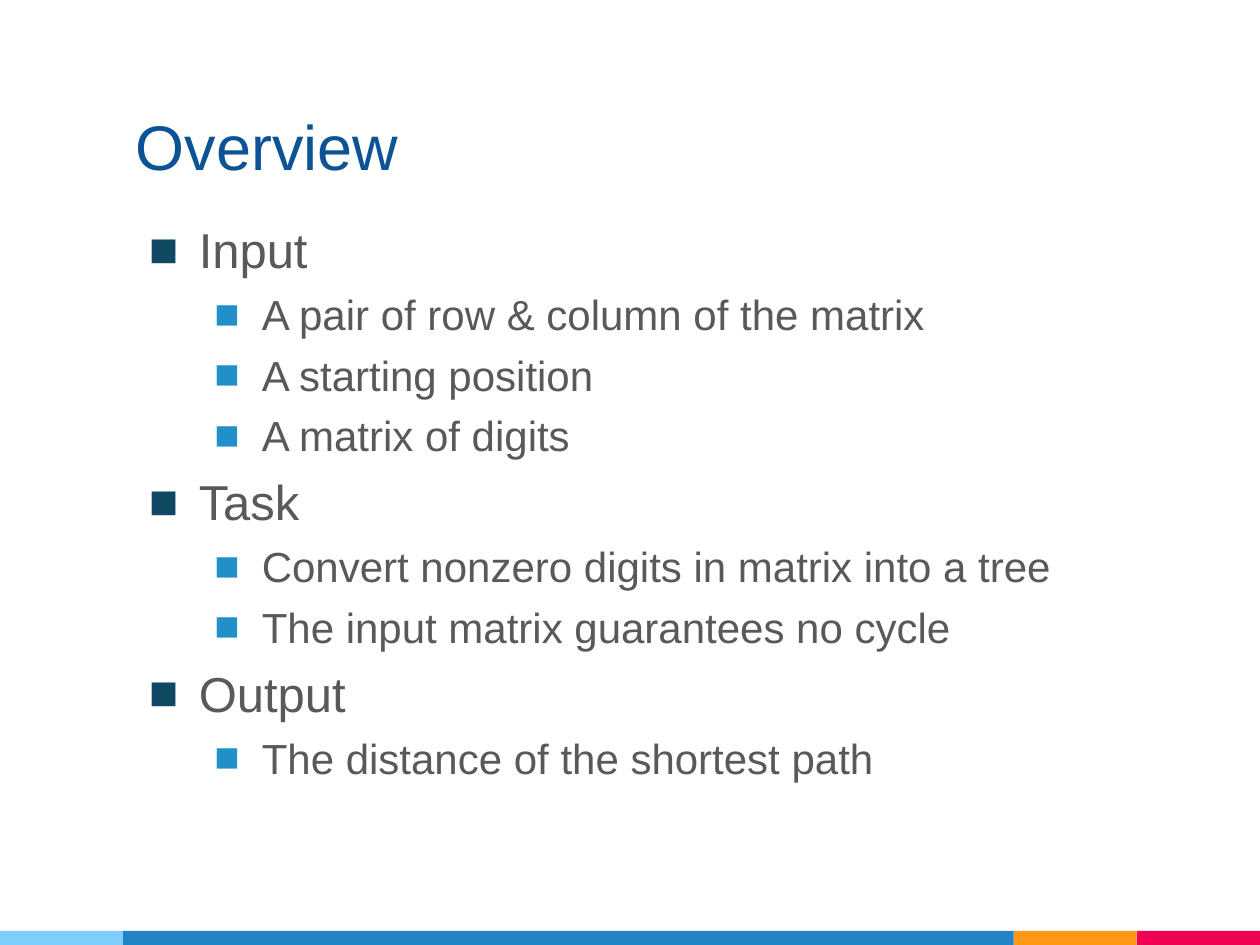
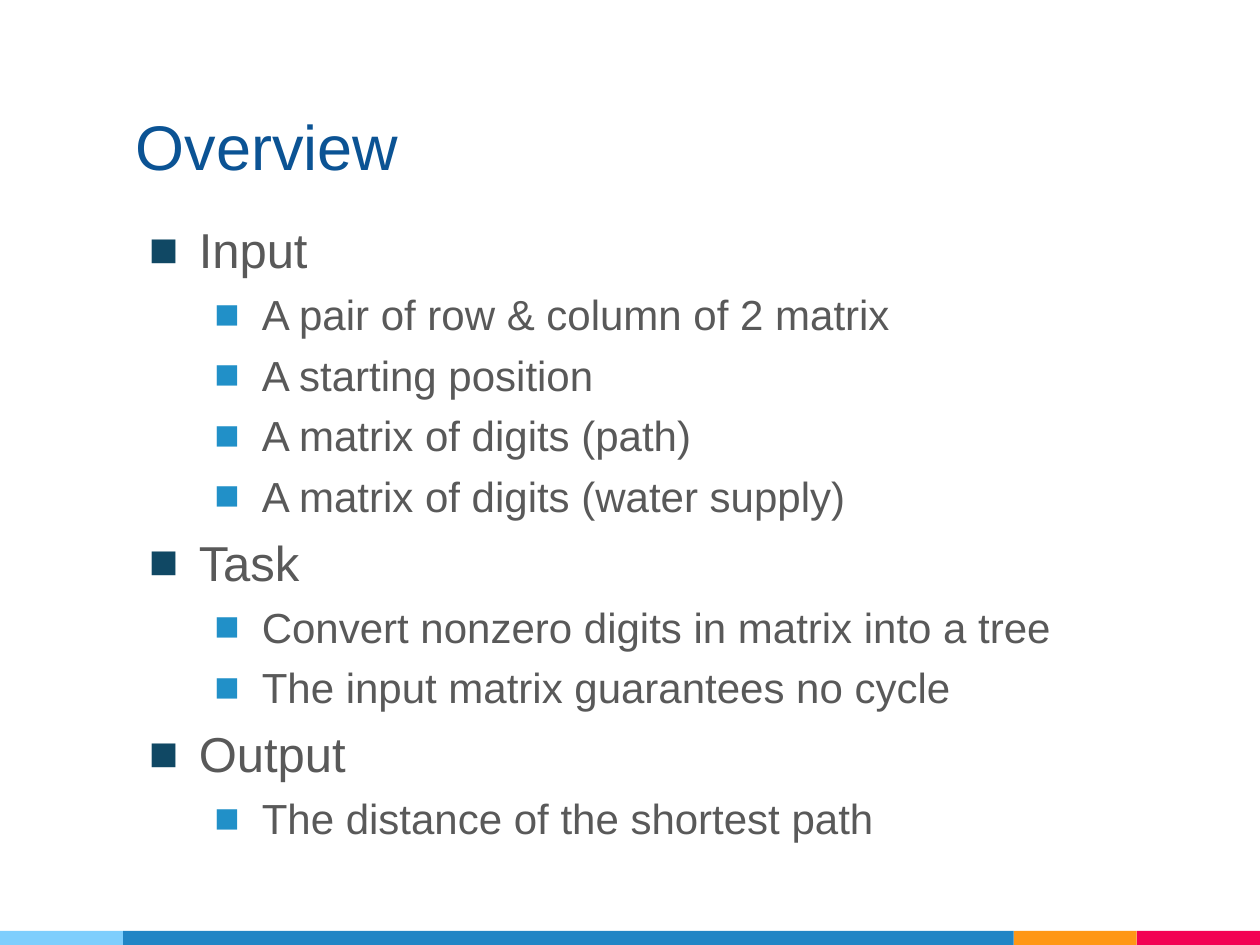
Before and after one commit to wuling31715/2021-NTHU-Data-Structure, a slide deck: slide 3 of ch05-tree/Quiz3/ppt/Quiz3.pptx. Drawn at 1260x945 pixels with LibreOffice and Linux fonts; fonts in the diff are those of the drawing. Boxes give left, top, right and bottom in pixels: in the first picture for what was removed or moved away, otherwise in the second. Text is boxed around its words. In the diff, an @@ line names an element or a change of style, - is before the commit and + after.

```diff
--- a/ch05-tree/Quiz3/ppt/Quiz3.pptx
+++ b/ch05-tree/Quiz3/ppt/Quiz3.pptx
@@ text at [262,299,889,339]: text changed @@
-  ■ A pair of row & column of the matrix
+  ■ A pair of row & column of 2 matrix
@@ text at [262,420,845,520]: text changed @@
-  ■ A matrix of digits
+  ■ A matrix of digits (path)
+  ■ A matrix of digits (water supply)
```
Also in this commit, not shown: 2 other slides changed.
